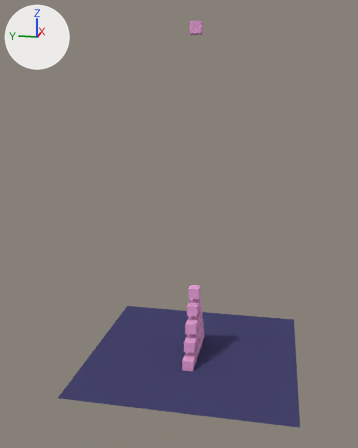
Renders of the Blender file media/testScene.blend from each side of a commit.
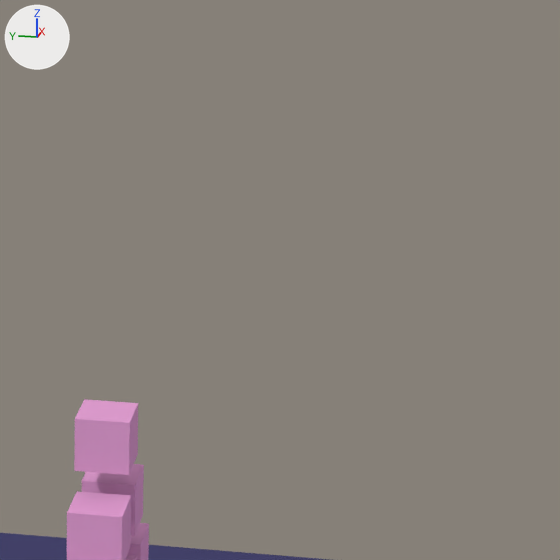
There are two pictures of each version: one whole from a 50 mm camera at (-89.3, -14.8, 48.7) aimed at (1.4, 3.3, 26.0), one close up on the part from 49% to 78% of the width and 47% to 70% of the height. Arrows for +X, +Y and +Z are at upper left; the lights stay in place.

Script lines for the objects in view, before the commit:
```python
me_cube = bpy.data.meshes.new('Cube')
me_cube.from_pydata(...)  # a box spanning x -1.0..1.0, y -1.0..1.0, z -1.0..1.0
me_cube.materials.append(mat_companioncubematerial)  # pink #e7a2d7
ob_companioncube_012 = bpy.data.objects.new('CompanionCube.012', me_cube)
ob_companioncube_012.location = (-1.5, 0.0, 10.0)
ob_companioncube_013 = bpy.data.objects.new('CompanionCube.013', me_cube)
ob_companioncube_013.location = (1.5, 0.0, 10.0)
ob_companioncube_014 = bpy.data.objects.new('CompanionCube.014', me_cube)
ob_companioncube_014.location = (0.0, 0.0, 13.0)
# also in view: 'Plane' at (0.0, 0.0, 0.0)
```
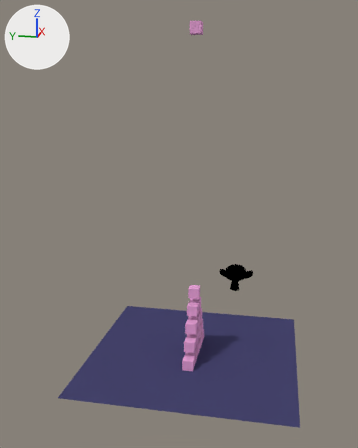
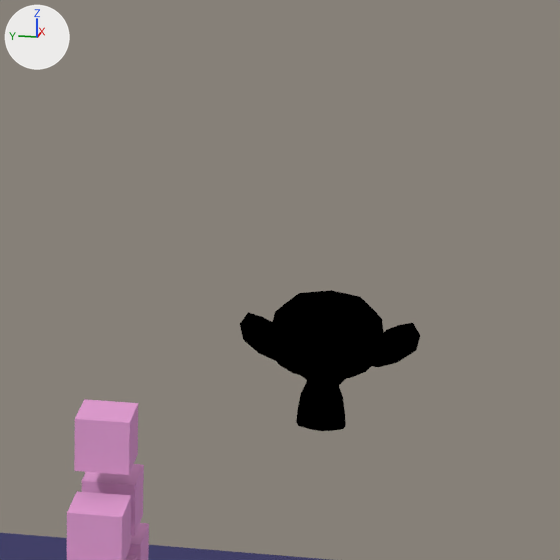
Commit message: Update level data

The change in detail:
Material 'Material' (mat_material) is new.
Its base color is (0.0, 0.0, 0.0) (black #000000).
Mesh me_monkey is new.
It has 507 vertices, 500 faces and spans x -1.37..1.37, y -0.98..0.98, z -0.85..0.85.
It uses material mat_material (black #000000).
Object 'Monkey' (ob_monkey) is new; it shows me_monkey.
Its location is (24.0, -6.0, 8.0).
Its rotation in degrees is (85, 0, -90).
Its scale is (3.0, 3.0, 3.0).

What differs and where, as boxes (x1, y1, x2, y2) in the close-ups (560 x 560 px):
'Monkey', added (black): after (240, 290, 420, 431)
